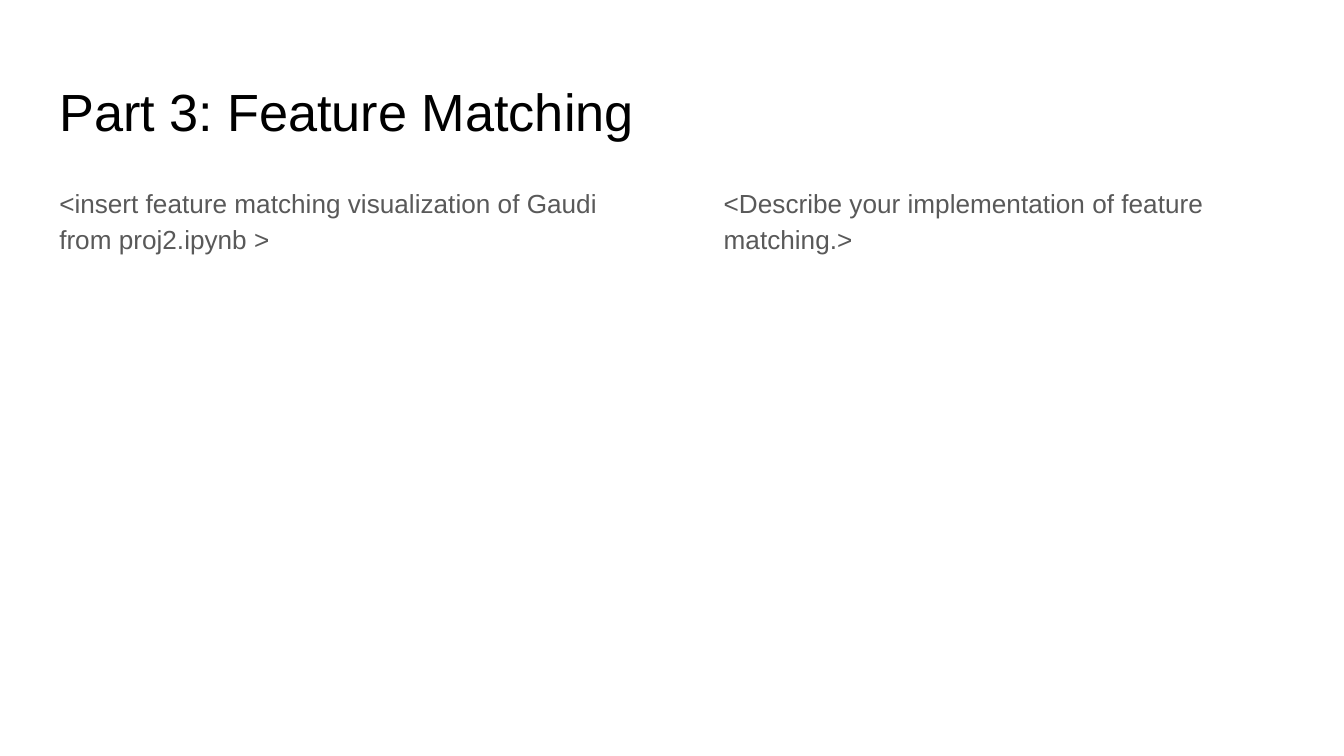
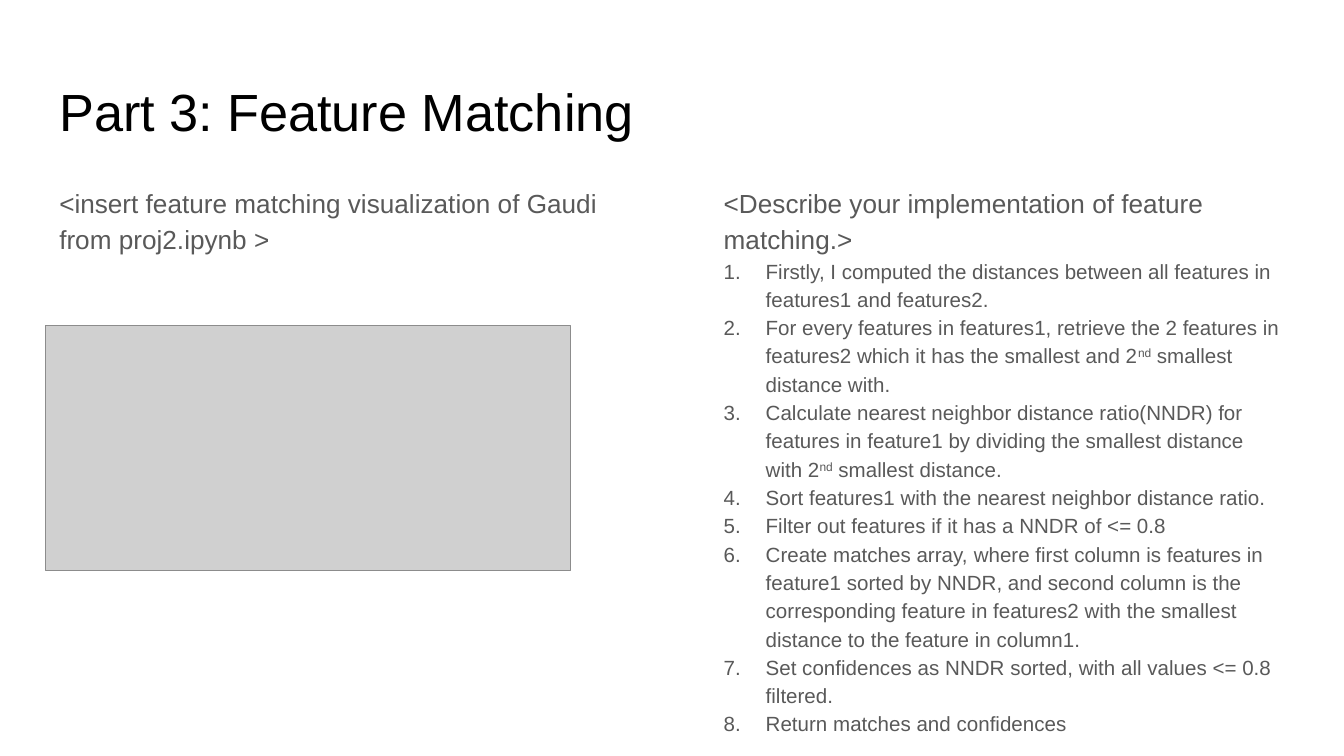
Before and after one commit to KokJianYu/CS4476-Gatech-, a slide deck: slide 7 of proj2_v2/report_template.pptx. Drawn at 1344x756 pixels with LibreOffice and Linux fonts; fonts in the diff are those of the drawing; grey boxes stand for pictures. Boxes give left, top, right and bottom in pixels: in the first picture for what was removed or moved away, otherwise in the second. Text is boxed around its words. In the diff, an @@ line names an element or a change of style, - is before the commit and + after.

```diff
--- a/proj2_v2/report_template.pptx
+++ b/proj2_v2/report_template.pptx
@@ text at bbox=[766, 264, 1279, 678]: paragraphs added @@
+1. Firstly, I computed the distances between all features in features1 and features2.
+2. For every features in features1, retrieve the 2 features in features2 which it has the smallest and 2nd smallest distance with.
+3. Calculate nearest neighbor distance ratio(NNDR) for features in feature1 by dividing the smallest distance with 2nd smallest distance.
+4. Sort features1 with the nearest neighbor distance ratio.
+5. Filter out features if it has a NNDR of <= 0.8
+6. Create matches array, where first column is features in feature1 sorted by NNDR, and second column is the corresponding feature in features2 with the smallest distance to the feature in column1.
+7. Set confidences as NNDR sorted, with all values <= 0.8 filtered.
+8. Return matches and confidences
@@ picture added at bbox=[46, 325, 571, 570] @@
```
Also in this commit, not shown: 9 other slides changed, 7 other files.
